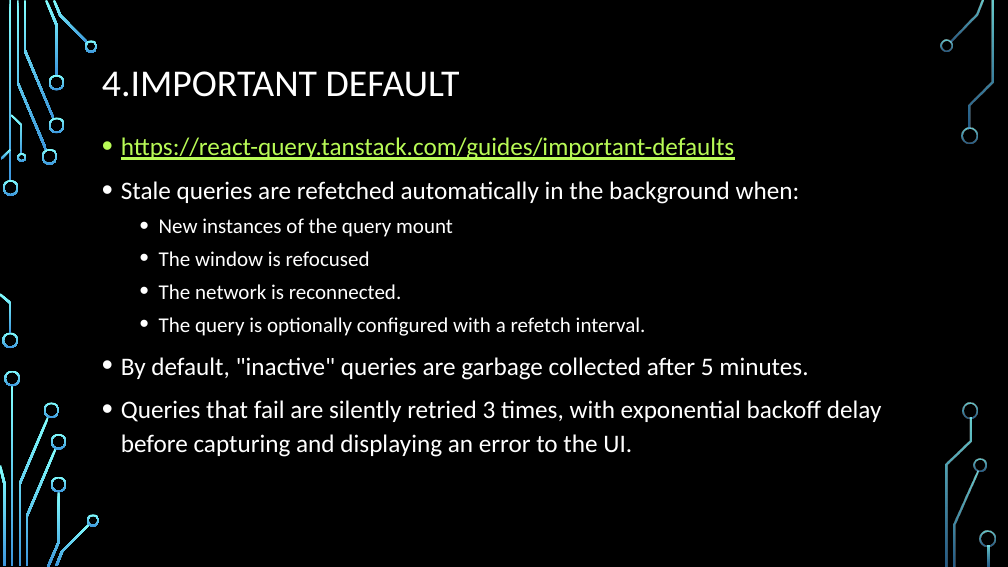
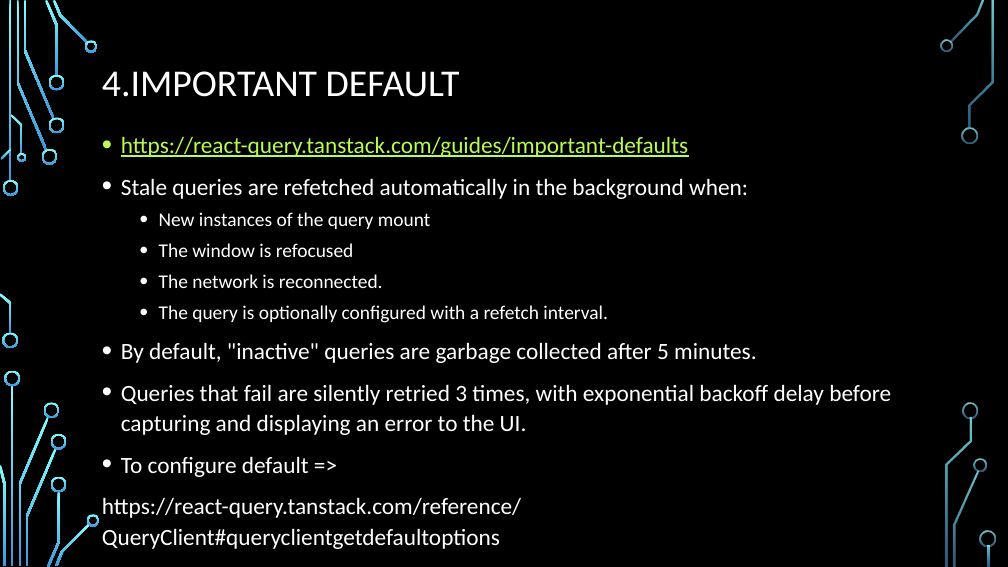
Before and after one commit to thanapoomp/react-query-demo, a slide deck: slide 6 of React-query.pptx. Drawn at 1008x567 pixels with LibreOffice and Linux fonts; fonts in the diff are those of the drawing; background and template pictures are left out. Boxes give left, top, right and bottom in pixels: in the first picture for what was removed or moved away, otherwise in the second. Text is boxed around its words. In the diff, an @@ line names an element or a change of style, - is before the commit and + after.

Commit message:
update ppt

```diff
--- a/React-query.pptx
+++ b/React-query.pptx
@@ text at [121, 136, 891, 435]: size 24 to 22.2 pt in "https://react-query.tanstack.com/guides/important-defaults", "Stale queries are refetched automatically in the ...", "By default, "inactive" queries are garbage collected ...", "Queries that fail are silently retried 3 ..."; size 20 to 18.5 pt in "New instances of the query mount", "The window is refocused", "The network is reconnected.", "The query is optionally configured with a ..." @@
@@ text at [102, 456, 521, 549]: paragraphs added @@
+• To configure default =>
+https://react-query.tanstack.com/reference/QueryClient#queryclientgetdefaultoptions
```
Also in this commit, not shown: 1 other file.
